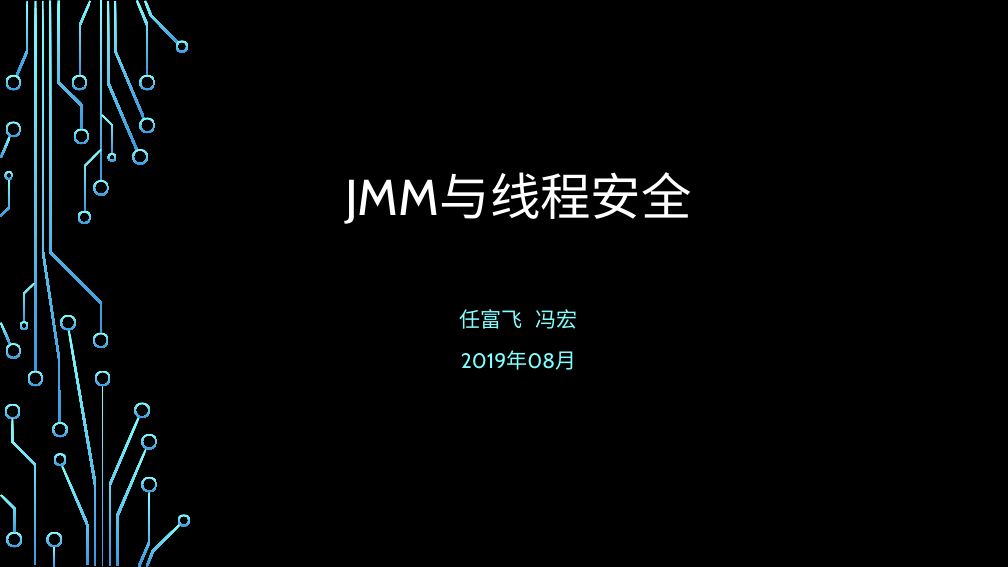
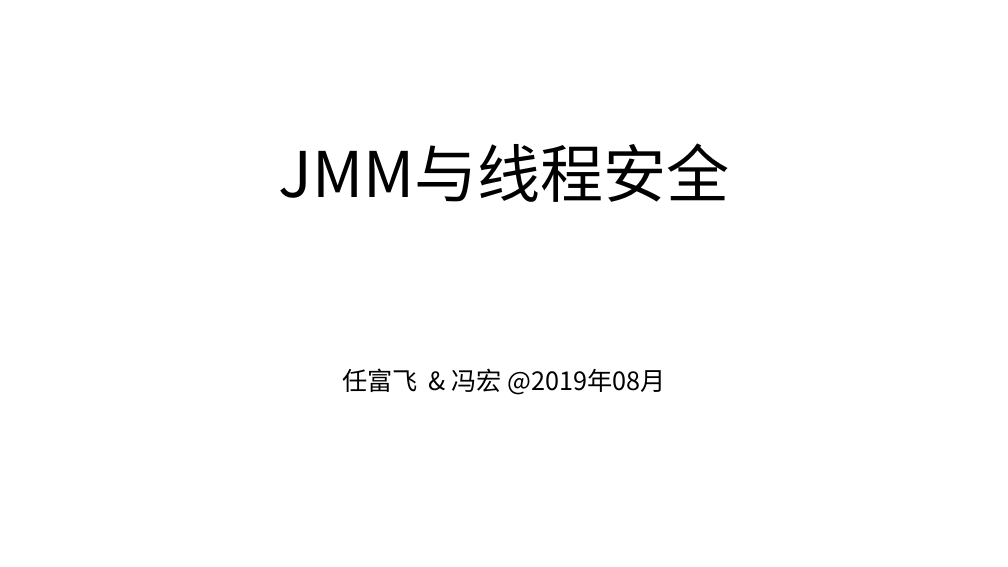
Before and after one commit to cncounter/translation, a slide deck: slide 1 of tiemao_2019/25_jvm_toc/03.JMM与线程安全.pptx. Drawn at 1008x567 pixels with LibreOffice and Linux fonts; fonts in the diff are those of the drawing; background and template pictures are left out. Boxes give left, top, right and bottom in pixels: in the first picture for what was removed or moved away, otherwise in the second. Text is boxed around its words. In the diff, an @@ line names an element or a change of style, - is before the commit and + after.

Commit message:
03.JMM与线程安全

```diff
--- a/tiemao_2019/25_jvm_toc/03.JMM与线程安全.pptx
+++ b/tiemao_2019/25_jvm_toc/03.JMM与线程安全.pptx
@@ background picture (left out) to #FFFFFF @@
@@ title "JMM与线程安全": place and size @@
-title "JMM与线程安全" at (345, 172, 691, 224)
+title "JMM与线程安全" at (278, 143, 729, 202)
@@ title "JMM与线程安全" at (278, 143, 729, 202): size 48 to 60 pt, font Cabin to Noto Sans CJK SC, text colour #FFFFFF to #000000 @@
@@ subtitle at (342, 368, 666, 395): text changed; size 20 to 24 pt; font Cabin to Noto Sans CJK SC; text colour #82FFFF to #000000 @@
-任富飞 冯宏
-2019年08月
+任富飞 & 冯宏 @2019年08月
@@ group removed at (0, 0, 191, 567): 50 freeform shapes, 4 rectangles @@
```
Also in this commit, not shown: 3 other slides changed, 13 slides added, 7 slides removed, 1 other file.
